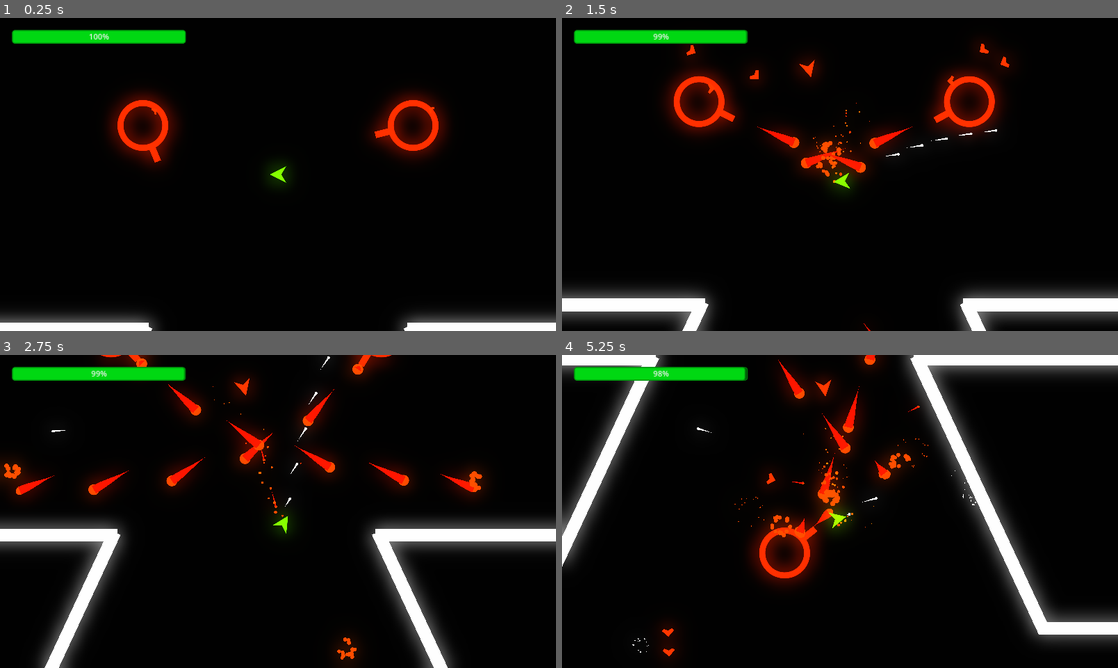
Above: before the commit, frames 1-4 (two rows, left to right).
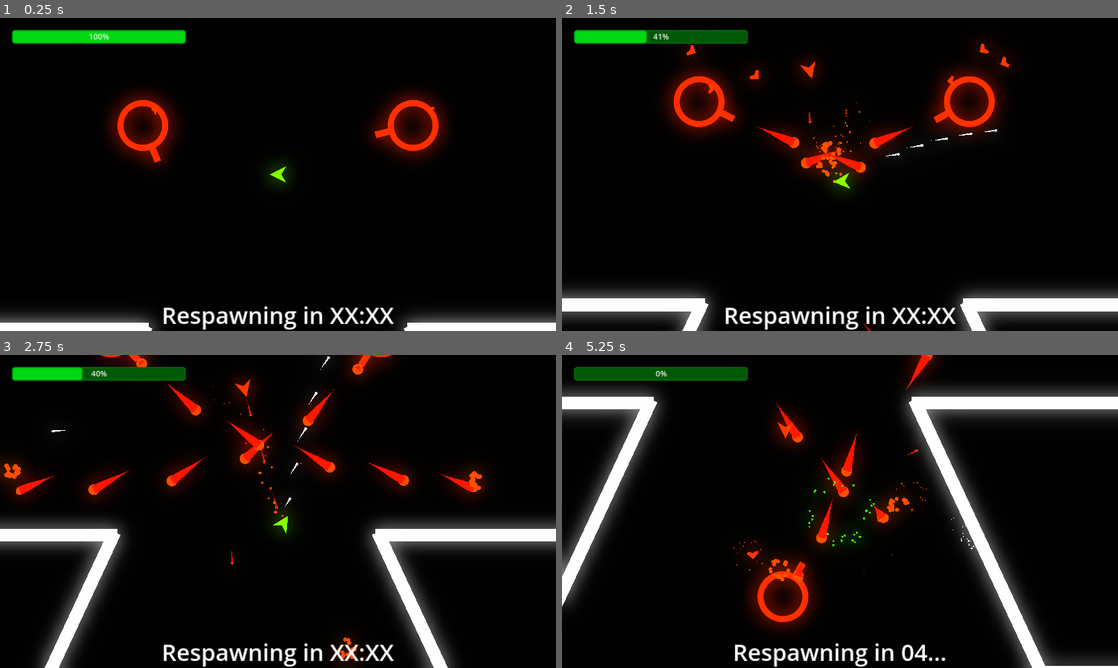
Above: after the commit, the same moments.

Repository: adsorptionenthalpy/chainforce_alpha
Game: Godot game, scene res://Scenes/MainScene/main_scene.tscn
The game is run twice, just before and just after one commit, with the same random seed, the same clock (stepped at 60 frames per second) and the same inputs.
Inputs (mouse positions are in pixels of both pictures, inside the frame that each line leads up to):
- Up to frame 1 (0.25 s): no input
- Up to frame 2 (1.5 s): move the mouse to (962, 158) at 0.52 s; press the mouse at (962, 158) at 0.53 s; hold D (move_right) 0.53-1.28 s; move the mouse to (728, 190) at 1.27 s; release the mouse at (728, 190) at 1.28 s; hold A (move_left) from 1.28 s (still down); tap S (decelerate) at 1.35 s
- Up to frame 3 (2.75 s): click (166, 527) at 1.55 s; move the mouse to (333, 442) at 2.02 s; release A (move_left) at 2.03 s; press the mouse at (333, 442) at 2.03 s; hold D (move_right) from 2.03 s (still down)
- Up to frame 4 (5.25 s): move the mouse to (812, 574) at 2.77 s; release D (move_right) at 2.78 s; release the mouse at (812, 574) at 2.78 s; hold W (accelerate) 2.78-3.53 s; click (812, 574) at 2.85 s; move the mouse to (1006, 558) at 3.52 s; press the mouse at (1006, 558) at 3.53 s; hold A (move_left) from 3.53 s (still down); tap S (decelerate) at 3.6 s; move the mouse to (673, 464) at 4.27 s; release the mouse at (673, 464) at 4.28 s; click (673, 464) at 4.35 s; move the mouse to (867, 511) at 5.02 s; press the mouse at (867, 511) at 5.03 s

The runs differ from the first frame. In frame 1, 1.1% of the frame differs, in the area x 29-71%, y 92-100%; in frame 2, 1.9%; in frame 3, 2.0%; in frame 4, 32%, in the area x 0-100%, y 0-100%.

Commit message:
Add player respawning, fix enemy chase_target() performance (it used to cache a node2d every physics frame!)

Diff:
--- a/game/chainforce_alpha/Scenes/Enemy/enemy_ship.gd
+++ b/game/chainforce_alpha/Scenes/Enemy/enemy_ship.gd
@@ -24,7 +24,16 @@
 var enemy_target: Node2D
 var is_dead: bool
 
+var target_base: Base
+
 func _ready() -> void:
+	# Set target base
+	for base: Base in get_tree().get_nodes_in_group("base"):
+		var target_enemy: bool = base.is_in_group("enemy") and is_in_group("friendly")
+		var target_friendly: bool = base.is_in_group("friendly") and is_in_group("enemy")
+		if target_enemy or target_friendly:
+			target_base = base
+
 	# Spawn animation
 	var start_scale: Vector2 = $Sprite2D.scale
 
@@ -77,8 +86,11 @@
 	queue_free()
 
 func choose_next_target():
-	await get_tree().process_frame
-	await get_tree().process_frame
+	if !detection_area.has_overlapping_bodies():
+		enemy_target = target_base
+		projectile_shooter.can_shoot = false
+		return
+
 	var next_target: Node2D
 	for body: Node2D in detection_area.get_overlapping_bodies():
 		if next_target == null or next_target.hp <= 0:
@@ -89,16 +101,7 @@
 			if distance_to_body < distance_to_target:
 				next_target = body
 
-	if next_target == null:
-		# If no target found, go to enemy base
-		for base: Base in get_tree().get_nodes_in_group("base"):
-			var target_enemy: bool = base.is_in_group("enemy") and is_in_group("friendly")
-			var target_friendly: bool = base.is_in_group("friendly") and is_in_group("enemy")
-			if target_enemy or target_friendly:
-				enemy_target = base
-		projectile_shooter.can_shoot = false
-	else:
-		enemy_target = next_target
+	enemy_target = next_target
 
 # NOTE: Not used at the moment, might be useful later.
 #func target_closest_tower():
--- a/game/chainforce_alpha/Scenes/GUI/gui.gd
+++ b/game/chainforce_alpha/Scenes/GUI/gui.gd
@@ -14,3 +14,14 @@
 	tween.set_ease(Tween.EASE_OUT).set_trans(Tween.TRANS_SINE)
 
 	tween.tween_property(player_hp_bar, "value", new_hp, 0.5)
+
+	if new_hp <= 0:
+		start_respawn_timer()
+
+func start_respawn_timer():
+	%RespawnTimerLabel.visible = true
+	var wait_time: int = player.get_node("RespawnTimer").wait_time
+	for i in range(wait_time):
+		%RespawnTimerLabel.text = "[center]Respawning in %02d..." % (wait_time - i)
+		await get_tree().create_timer(1).timeout
+	%RespawnTimerLabel.visible = false
--- a/game/chainforce_alpha/Scenes/GUI/gui.tscn
+++ b/game/chainforce_alpha/Scenes/GUI/gui.tscn
@@ -48,3 +48,18 @@
 theme_override_styles/background = SubResource("StyleBoxFlat_l436y")
 theme_override_styles/fill = SubResource("StyleBoxFlat_qsemr")
 value = 100.0
+
+[node name="RespawnTimerLabel" type="RichTextLabel" parent="Control"]
+unique_name_in_owner = true
+layout_mode = 1
+anchors_preset = 12
+anchor_top = 1.0
+anchor_right = 1.0
+anchor_bottom = 1.0
+offset_top = -67.0
+grow_horizontal = 2
+grow_vertical = 0
+theme_override_font_sizes/normal_font_size = 48
+bbcode_enabled = true
+text = "[center]Respawning in XX:XX"
+fit_content = true
--- a/game/chainforce_alpha/Scenes/MainScene/main_scene.tscn
+++ b/game/chainforce_alpha/Scenes/MainScene/main_scene.tscn
@@ -36,7 +36,6 @@
 
 [node name="Player" parent="." instance=ExtResource("1_sjerm")]
 position = Vector2(0, -10001)
-hp = 2000
 
 [node name="RemoteTransform2D" type="RemoteTransform2D" parent="Player"]
 remote_path = NodePath("../../Camera2D")
--- a/game/chainforce_alpha/Scenes/Player/player.gd
+++ b/game/chainforce_alpha/Scenes/Player/player.gd
@@ -23,6 +23,10 @@
 @onready var explosion_particles: GPUParticles2D = $Particles/ExplosionParticles
 
 var is_dead: bool
+var max_hp: int
+
+func _ready() -> void:
+	max_hp = hp
 
 func _process(delta: float) -> void:
 	if is_dead:
@@ -99,3 +103,16 @@
 	left_strafe_particles.emitting = false
 	right_strafe_particles.emitting = false
 	$ExplosionSFX.play()
+
+	$RespawnTimer.start()
+
+
+func _on_respawn_timer_timeout() -> void:
+	is_dead = false
+	hp = max_hp
+	$ProjectileShooter.process_mode = Node.PROCESS_MODE_INHERIT
+	$Sprite2D.visible = true
+	$CollisionPolygon2D.set_deferred("disabled", false)
+
+	global_position = Vector2.ZERO
+	velocity = Vector2.ZERO
--- a/game/chainforce_alpha/Scenes/Player/player.tscn
+++ b/game/chainforce_alpha/Scenes/Player/player.tscn
@@ -160,4 +160,9 @@
 volume_db = -15.0
 pitch_scale = 1.1
 
+[node name="RespawnTimer" type="Timer" parent="."]
+wait_time = 5.0
+one_shot = true
+
 [connection signal="timeout" from="ProjectileShooter/Timer" to="ProjectileShooter" method="_on_timer_timeout"]
+[connection signal="timeout" from="RespawnTimer" to="." method="_on_respawn_timer_timeout"]
--- a/game/chainforce_alpha/Scenes/Tower/tower.gd
+++ b/game/chainforce_alpha/Scenes/Tower/tower.gd
@@ -33,6 +33,7 @@
 
 func shoot_enemy(delta: float):
 	if enemy_target == null or enemy_target.hp <= 0:
+		choose_next_target()
 		return
 
 	var target_rotation: float = global_position.angle_to_point(enemy_target.global_position) #+ PI/2
